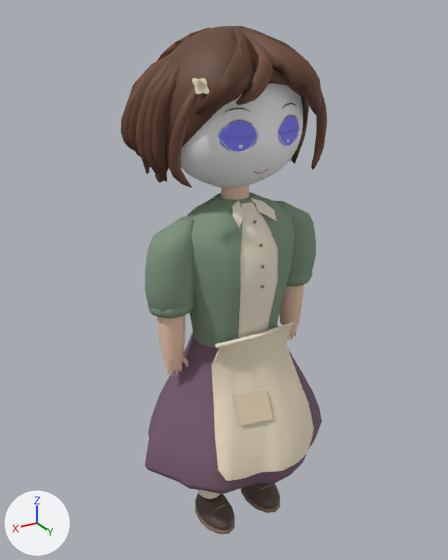
Renders of the glTF model assets/masters/native-v3/misaki-native-v3.glb from each side of a commit.
Both versions are drawn from a 50 mm lens placed at (0.974, 1.557, 1.712), pointed at (0.019, -0.034, 0.916). Arrows for +X, +Y and +Z are at lower left; the lights stay in place. The older version comes first. Where no turn or scale is listed for an object, it has been applied to the vertices.

Before the edit, the objects in view are built like this:
```python
ob_arm_left_surface_25 = bpy.data.objects.new('arm-left.surface.25', me_arm_left_fabric_25)
ob_arm_left_surface_25.location = (-0.222, 0.0, 1.1)
ob_arm_right_surface_33 = bpy.data.objects.new('arm-right.surface.33', me_arm_right_fabric_33)
ob_arm_right_surface_33.location = (0.222, 0.0, 1.1)
ob_body_surface_0 = bpy.data.objects.new('body.surface.0', me_body_fabric_0)
ob_body_surface_0.location = (0.0, 0.0, 0.0)
ob_body_surface_1 = bpy.data.objects.new('body.surface.1', me_body_fabric_1)
ob_body_surface_1.location = (0.0, 0.0, 0.0)
ob_body_surface_3 = bpy.data.objects.new('body.surface.3', me_body_fabric_3)
ob_body_surface_3.location = (0.0, 0.0, 0.0)
ob_body_surface_4 = bpy.data.objects.new('body.surface.4', me_body_fabric_4)
ob_body_surface_4.location = (0.0, 0.0, 0.0)
ob_body_surface_5 = bpy.data.objects.new('body.surface.5', me_body_fabric_5)
ob_body_surface_5.location = (0.0, 0.0, 0.0)
ob_eye_right_surface_18 = bpy.data.objects.new('eye-right.surface.18', me_eye_right_ink_18)
ob_eye_right_surface_18.location = (0.083, 0.0, 1.411)
ob_foot_right_surface_38 = bpy.data.objects.new('foot-right.surface.38', me_foot_right_paint_38)
ob_foot_right_surface_38.location = (0.1, 0.0, 0.1)
# also in view: 'head.surface.8' at (0.0, -0.029, 1.469); 'forearm-left.surface.26' at (-0.229, 0.0, 0.801); 'hair-secondary-left.surface.17' at (-0.212, 0.102, 1.419); 'head.surface.9' at (0.0, -0.028, 1.475); 'hair-secondary-right.surface.23' at (0.212, 0.102, 1.419)
```
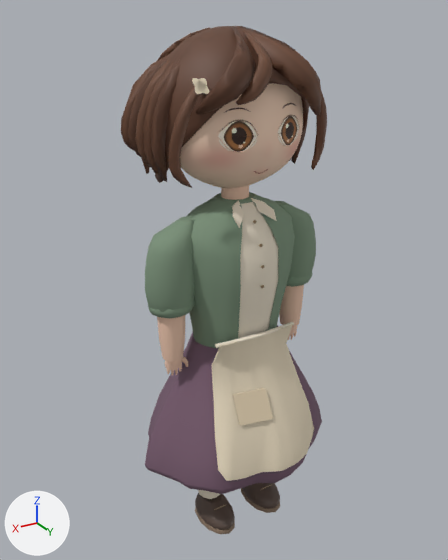
The change, as a list of edits to the scene's bpy script:
```text
Add img_image_5:
    img_image_5 = load_image('Image_5', '_unpacked/Image_5', 512, 512, 'sRGB')
Add img_image_4:
    img_image_4 = load_image('Image_4', '_unpacked/Image_4', 512, 512, 'sRGB')
Change mat_mat_soft_skin_v1__ffffff_1_r0_83_m0_ior1_4_opaque_ds0_linear_srgb_v2_native_r0_78_texture__assets_native_v11_misaki_skin_png:
    mat_mat_soft_skin_v1__ffffff_1_r0_83_m0_ior1_4_opaque_ds0_linear_srgb_v2_native_r0_78_texture__assets_native_v11_misaki_skin_png.texture: img_image_2 -> img_image_4
Change mat_mat_printed_ink_v1__ffffff_1_r0_9_m0_ior1_45_opaque_ds0_linear_srgb_v2_native_r0_67_texture__assets_native_v11_misaki_eyes_png:
    mat_mat_printed_ink_v1__ffffff_1_r0_9_m0_ior1_45_opaque_ds0_linear_srgb_v2_native_r0_67_texture__assets_native_v11_misaki_eyes_png.texture: img_image_3 -> img_image_5
```

Location of each change, [x1, y1, x2, y2] in pixels of the pictures (448 x 560 px):
'head.surface.7', surface changed: [180, 83, 303, 188] in both
'eye-right.surface.18', surface changed (blue to brown): [218, 121, 257, 152] in both
'eye-left.surface.12', surface changed: [278, 116, 299, 146] in both
'eye-right.surface.19', surface changed: [218, 120, 259, 153] in both
'eye-left.surface.13', surface changed: [278, 115, 300, 146] in both
